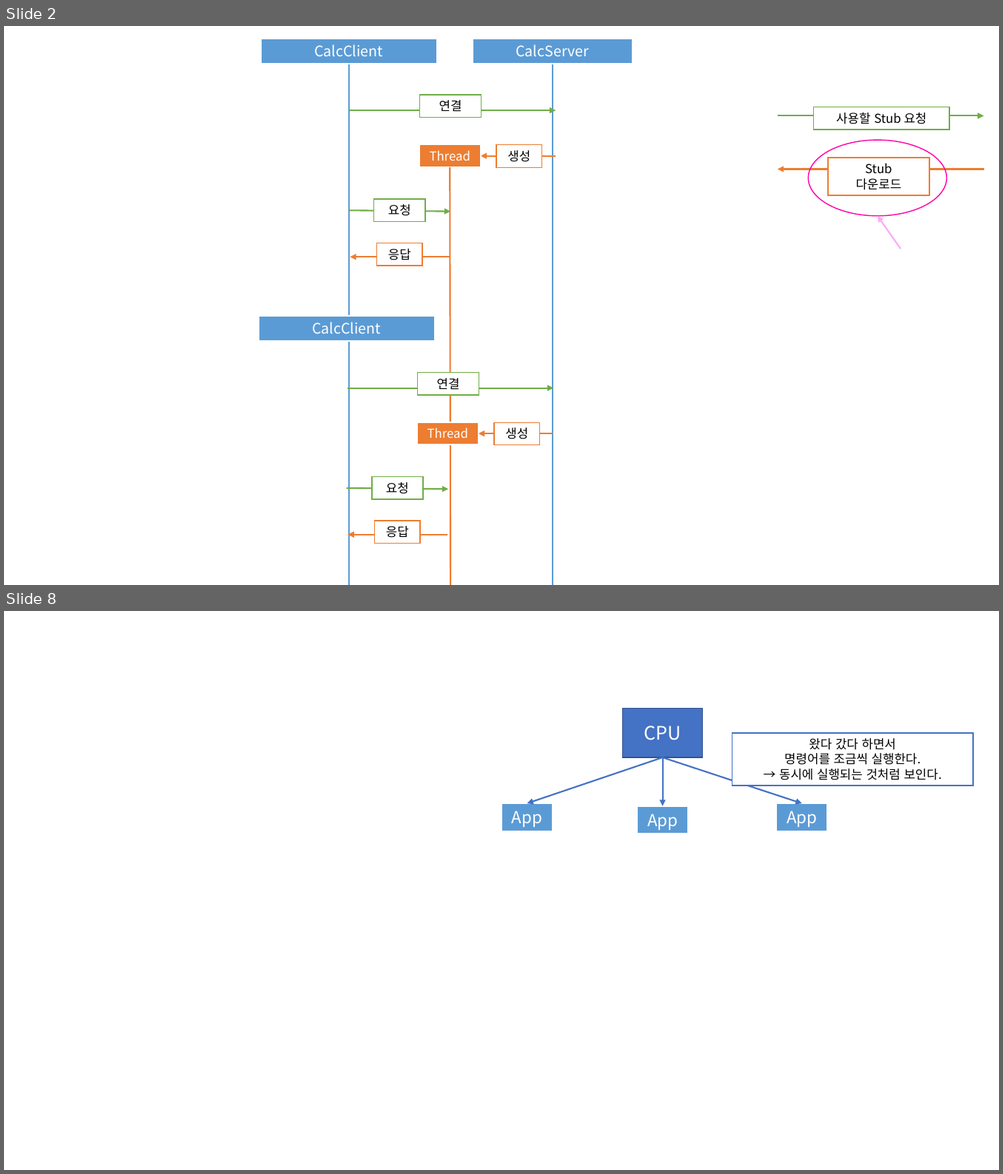
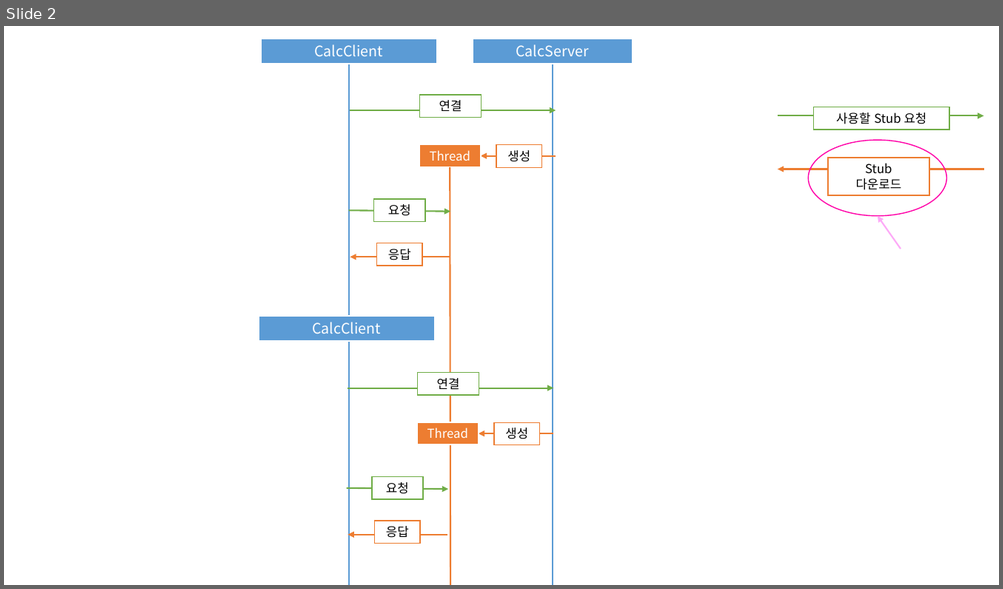
Before and after one commit to Dingadung/2022-study-workspace, a slide deck: study-note/자바/2022-08-26 내용정리.pptx. Shown one above the other, each under a label of ours: slides 2 and 8 before the commit, slide 2 after it; the slides between them are not shown. The pictures are 1003x1174 and 1003x589 pixels, drawn with LibreOffice and Linux fonts; fonts in the diff are those of the drawing. Boxes give left, top, right and bottom in pixels: in the first picture for what was removed or moved away, otherwise in the second. Text is boxed around its words. In the diff, an @@ line names an element or a change of style, - is before the commit and + after.

```diff
--- a/study-note/자바/2022-08-26 내용정리.pptx
+++ b/study-note/자바/2022-08-26 내용정리.pptx
@@ slide 8 removed at (4,611,999,1170), background #FFFFFF @@
@@ rectangle removed at (623,708,703,758) @@
-CPU
@@ rectangle removed at (732,733,973,786) @@
-왔다 갔다 하면서
-명령어를 조금씩 실행한다.
-→ 동시에 실행되는 것처럼 보인다.
@@ arrow removed from (663, 758) to (527, 803) @@
@@ arrow removed from (663, 758) to (663, 806) @@
@@ arrow removed from (663, 758) to (802, 803) @@
@@ rectangle removed at (502,803,553,831) @@
-App
@@ rectangle removed at (637,806,688,834) @@
-App
@@ rectangle removed at (777,803,828,831) @@
-App
```
Also in this commit, not shown: 20 other slides removed, 4 other files.
